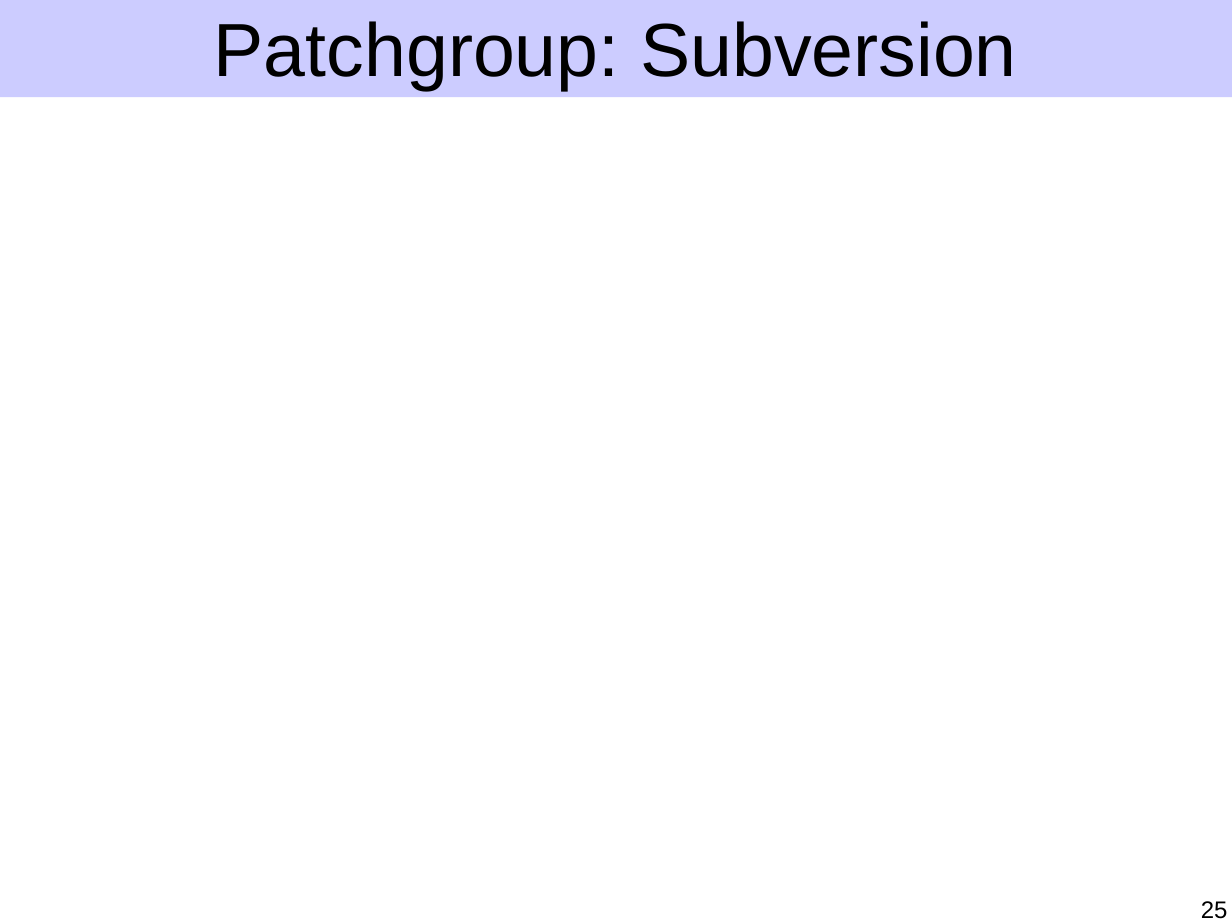
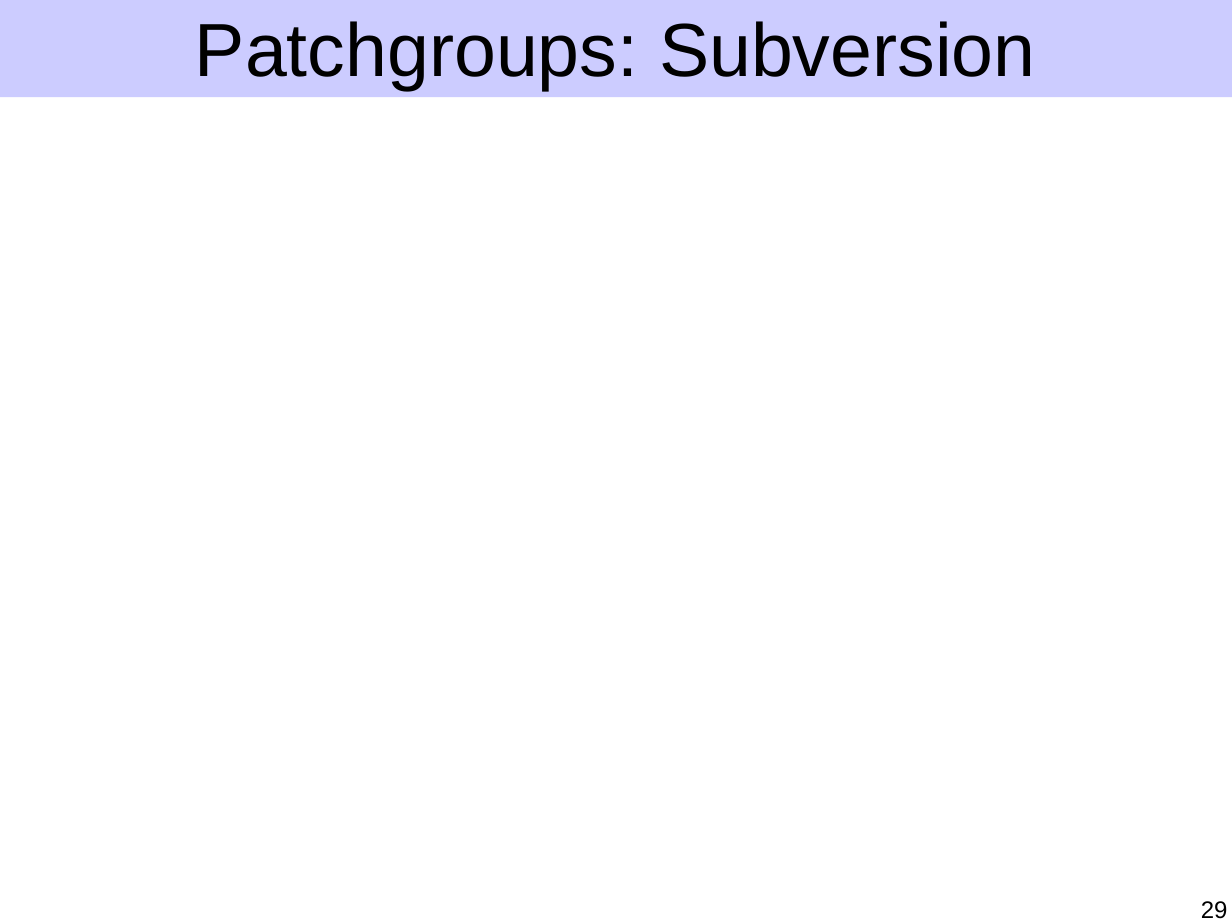
Before and after one commit to ucla-readable/fstitch-doc, a slide deck: slide 29 of sosp/pres.ppt (slide 25 before the commit). Drawn at 1232x924 pixels with LibreOffice and Linux fonts; fonts in the diff are those of the drawing. Boxes give left, top, right and bottom in pixels: in the first picture for what was removed or moved away, otherwise in the second. Text is boxed around its words. In the diff, an @@ line names an element or a change of style, - is before the commit and + after.

```diff
--- a/sosp/pres.ppt
+++ b/sosp/pres.ppt
@@ title at [195,21,1035,90]: text changed @@
-Patchgroup: Subversion
+Patchgroups: Subversion
@@ page number at [1201,901,1228,919]: text changed @@
-25
+29
```
Also in this commit, not shown: 7 other slides changed, 5 slides added, 1 slide removed.
